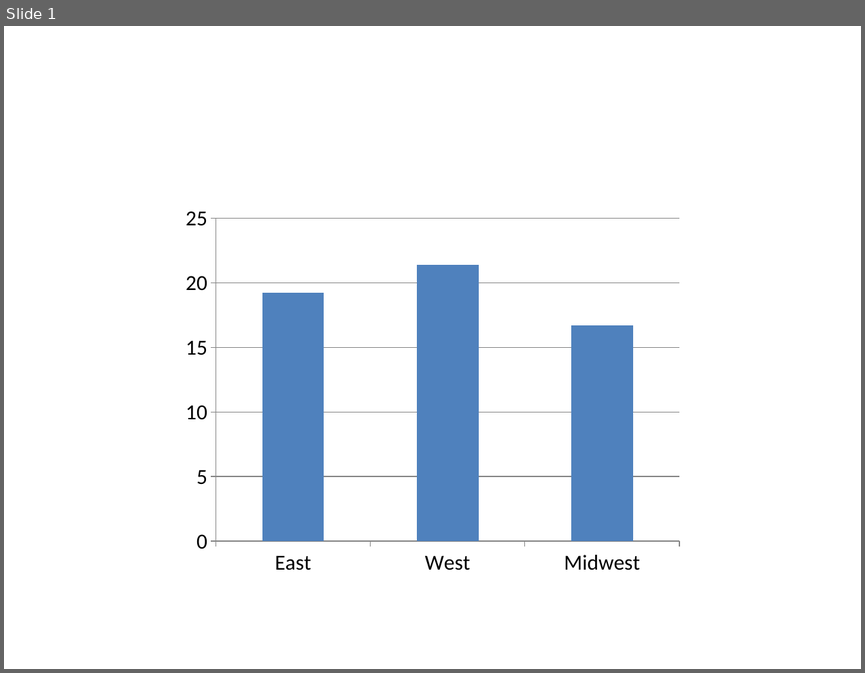
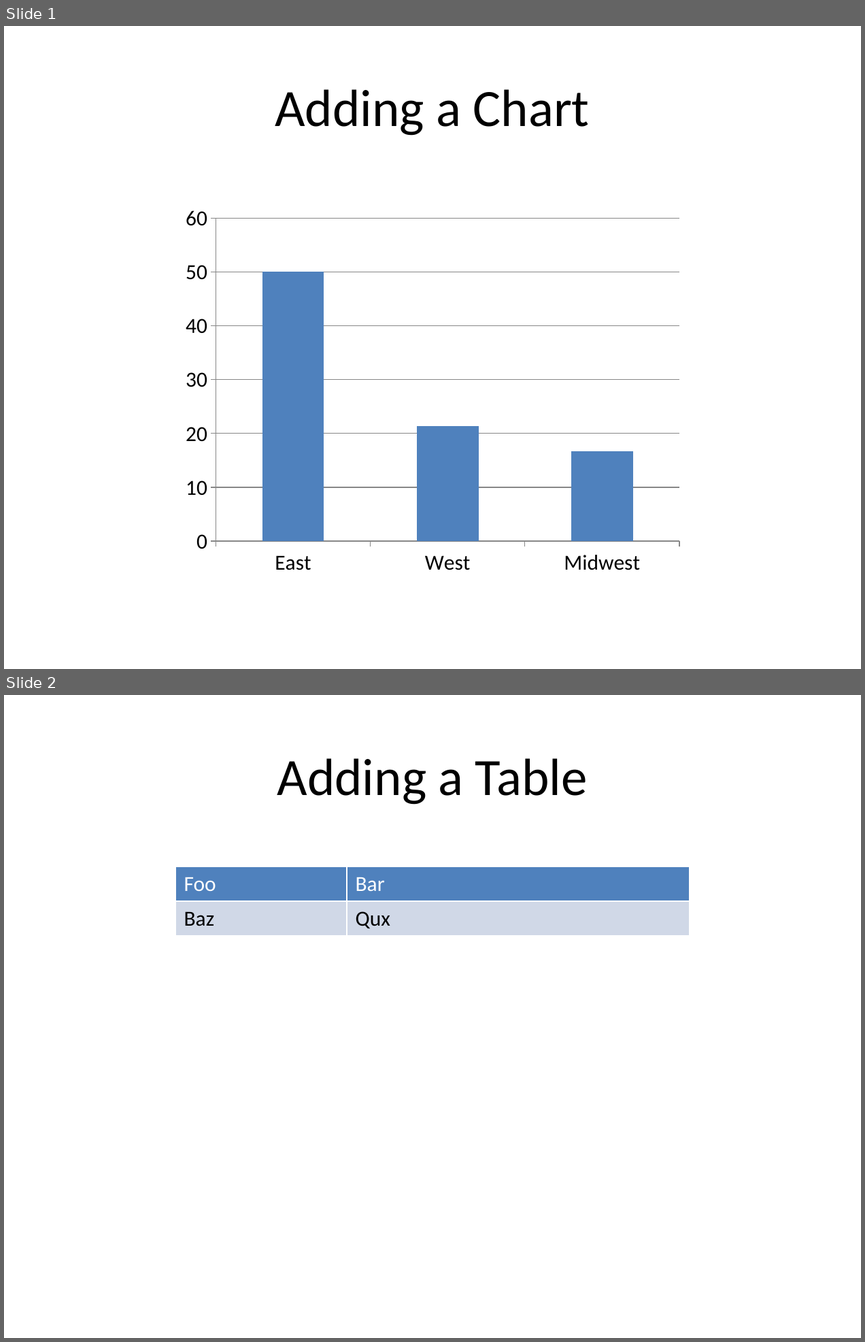
Before and after one commit to soejima/ppt-export-spike, a slide deck: ppt-files/chart-01.pptx. Shown one above the other, each under a label of ours: slide 1 before the commit, slides 1 and 2 after it. The pictures are 865x673 and 865x1342 pixels, drawn with LibreOffice and Linux fonts; fonts in the diff are those of the drawing. Boxes give left, top, right and bottom in pixels: in the first picture for what was removed or moved away, otherwise in the second. Text is boxed around its words. In the diff, an @@ line names an element or a change of style, - is before the commit and + after.

Commit message:
adding a slide with a table

```diff
--- a/ppt-files/chart-01.pptx
+++ b/ppt-files/chart-01.pptx
@@ slide 2 added at bbox=[4, 695, 861, 1338], background #FFFFFF @@
@@ title added at bbox=[277, 758, 587, 804], 44 pt, text #000000 @@
+Adding a Table
@@ table added at bbox=[175, 866, 689, 935], 2 rows, 2 columns @@
+Foo | Bar
+Baz | Qux
@@ slide 1 changed as well @@
@@ title added at bbox=[275, 89, 589, 135], 44 pt, text #000000 @@
+Adding a Chart
@@ column chart at bbox=[175, 197, 689, 583] @@
@@ Series 1, East: 19.2 to 50 @@
@@ Series 1, West: 21.4 to 21 @@
@@ Series 1, Midwest: 16.7 to 17 @@
```
Also in this commit, not shown: 2 other files.
